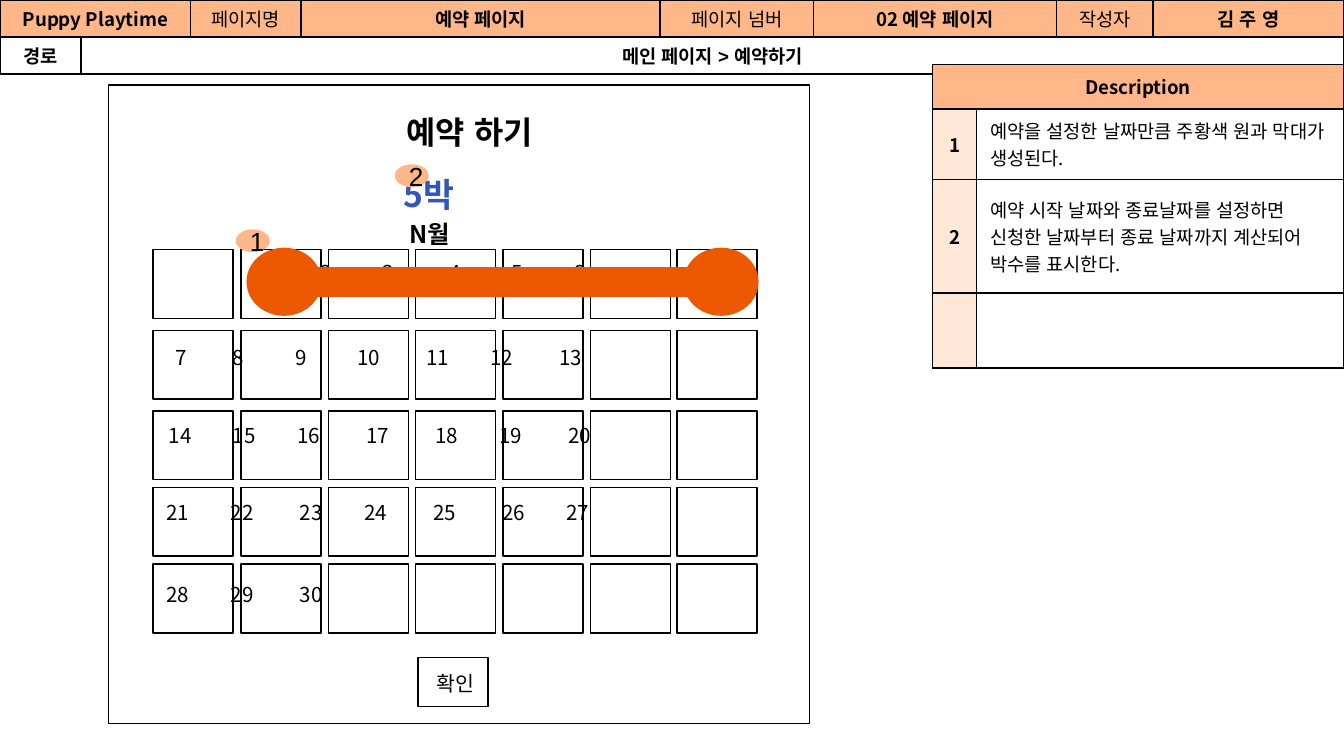
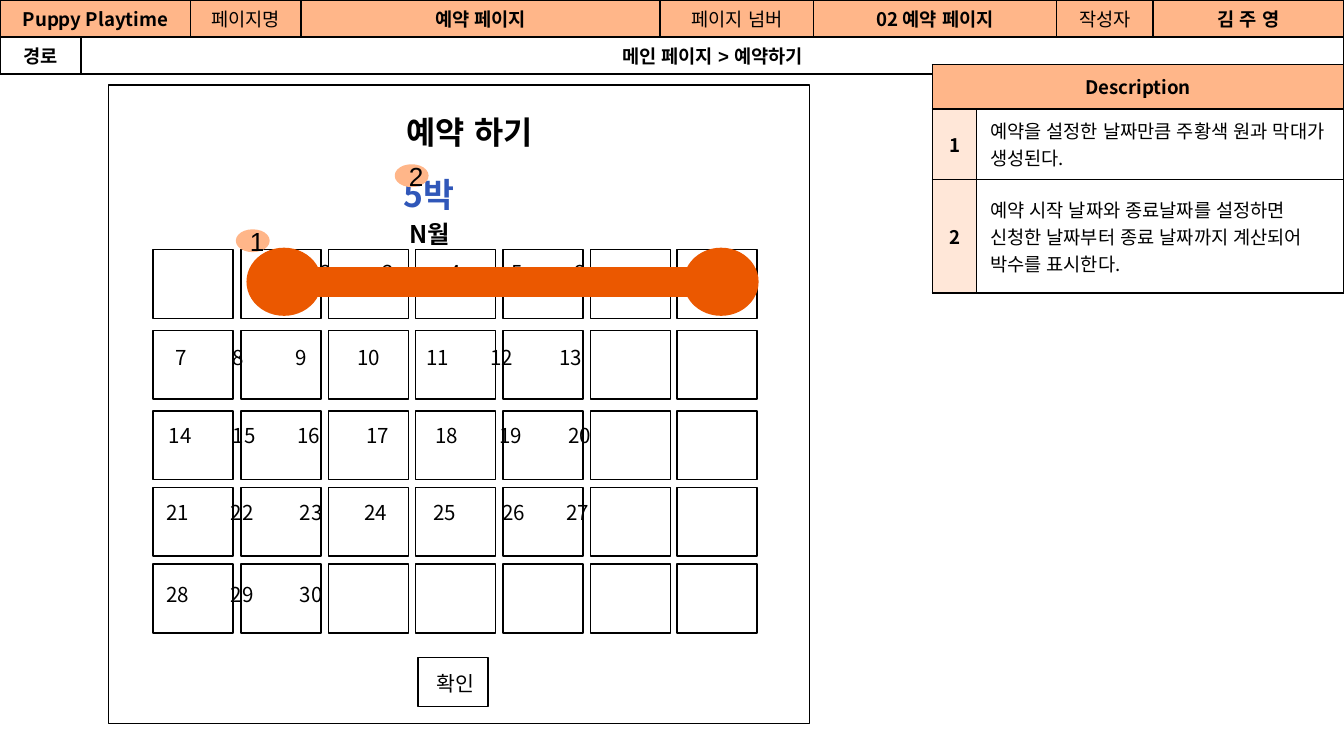
Before and after one commit to Jogging-Kim-Chaebak/PuppyPlaytime, a slide deck: slide 29 of 프로젝트 산출물/9. 스토리보드/Puppy Playtime 사용자 스토리보드.pptx. Drawn at 1344x756 pixels with LibreOffice and Linux fonts; fonts in the diff are those of the drawing. Boxes give left, top, right and bottom in pixels: in the first picture for what was removed or moved away, otherwise in the second. Text is boxed around its words. In the diff, an @@ line names an element or a change of style, - is before the commit and + after.

```diff
--- a/프로젝트 산출물/9. 스토리보드/Puppy Playtime 사용자 스토리보드.pptx
+++ b/프로젝트 산출물/9. 스토리보드/Puppy Playtime 사용자 스토리보드.pptx
@@ table at (x1=931, y1=65, x2=1343, y2=293) @@
-row 4:  | 
```
Also in this commit, not shown: 1 other slide changed, 6 other files.
